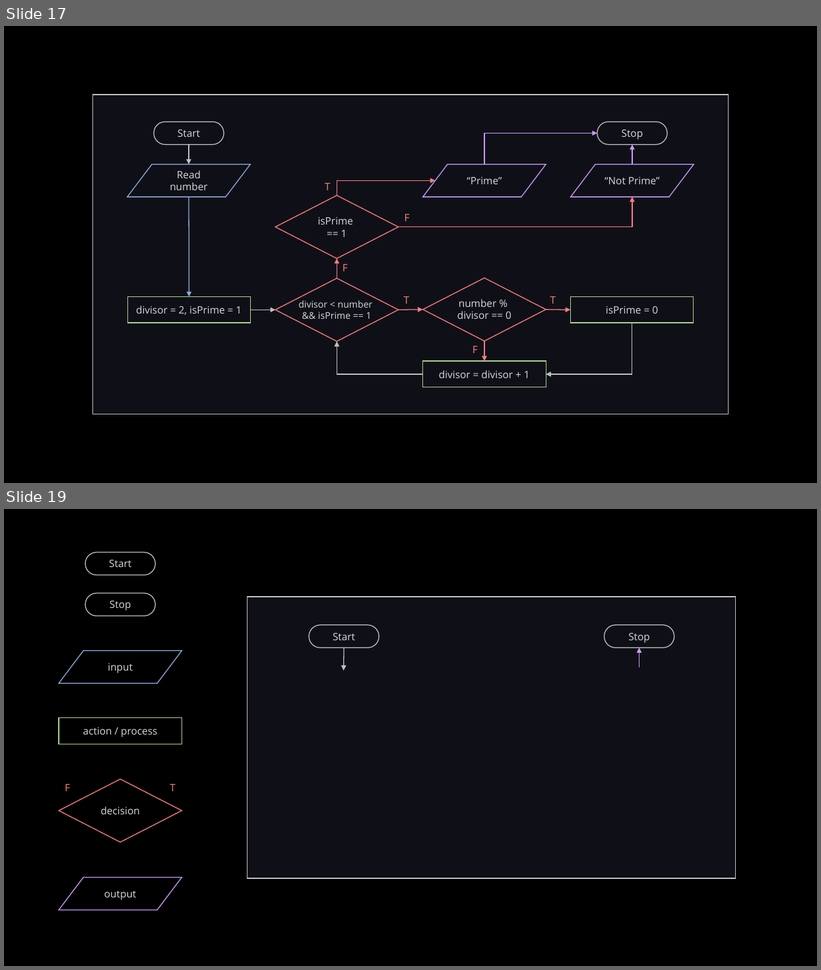
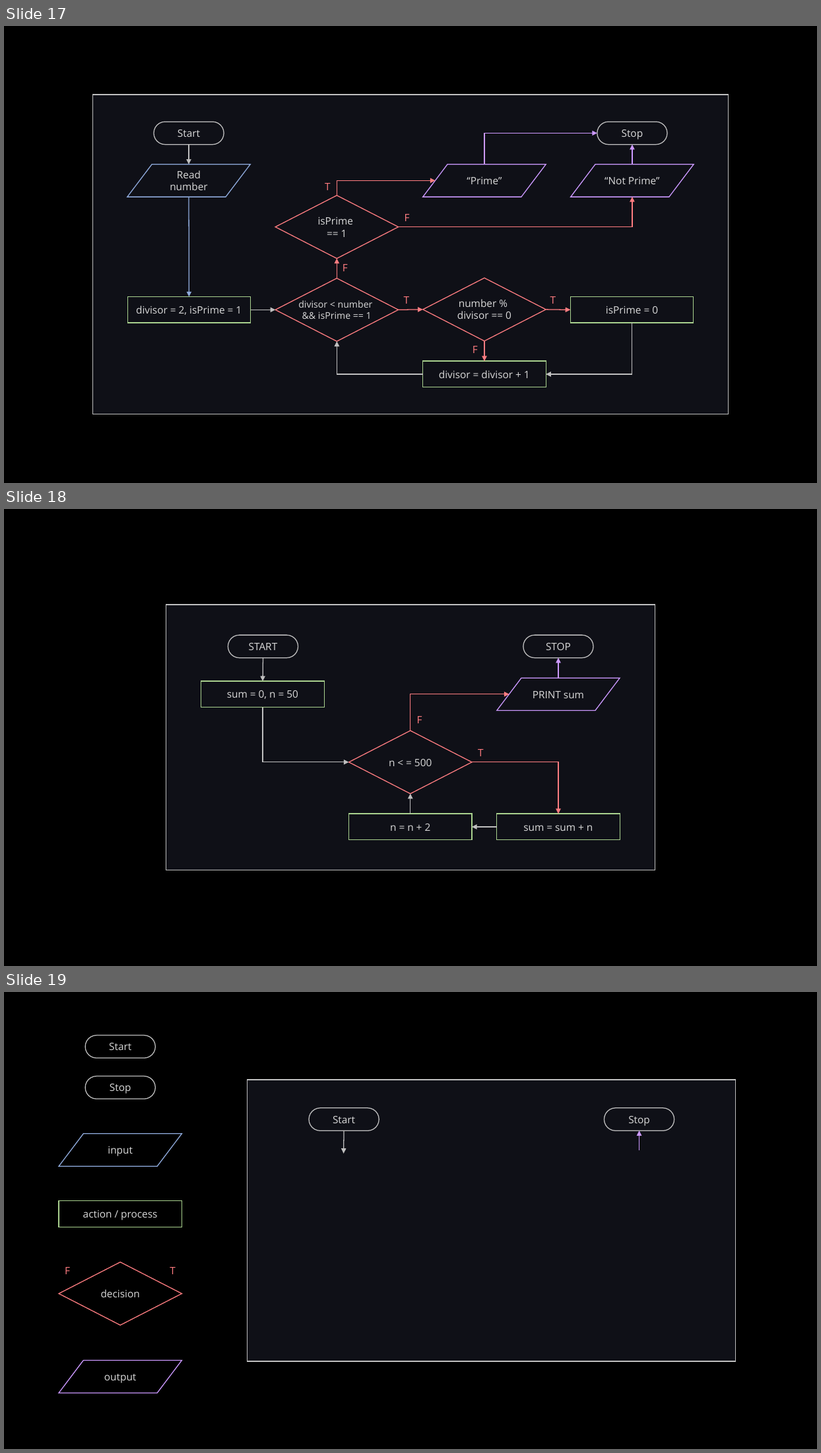
Before and after one commit to LimJY03/JavaMatriculation, a slide deck: Past Year Theory Questions/Resources/resources.pptx. Shown one above the other, each under a label of ours: slides 17 and 19 before the commit, slides 17, 18 and 19 after it; the slides between them are not shown. The pictures are 821x970 and 821x1453 pixels, drawn with LibreOffice and Linux fonts; fonts in the diff are those of the drawing. Boxes give left, top, right and bottom in pixels: in the first picture for what was removed or moved away, otherwise in the second. Text is boxed around its words. In the diff, an @@ line names an element or a change of style, - is before the commit and + after.

```diff
--- a/Past Year Theory Questions/Resources/resources.pptx
+++ b/Past Year Theory Questions/Resources/resources.pptx
@@ slide 18 added at [4, 509, 817, 966], background #000000 @@
@@ group added at [166, 605, 655, 871]: 4 rectangles, 4 arrows, 3 elbow arrows, 2 pill shapes, 2 texts, 1 flow chart input output, 1 diamond @@
+START
+STOP
+PRINT sum
+T
+F
+sum = 0, n = 50
+n < = 500
+sum = sum + n
+n = n + 2
```
Also in this commit, not shown: 1 slide removed, 1 other file.
